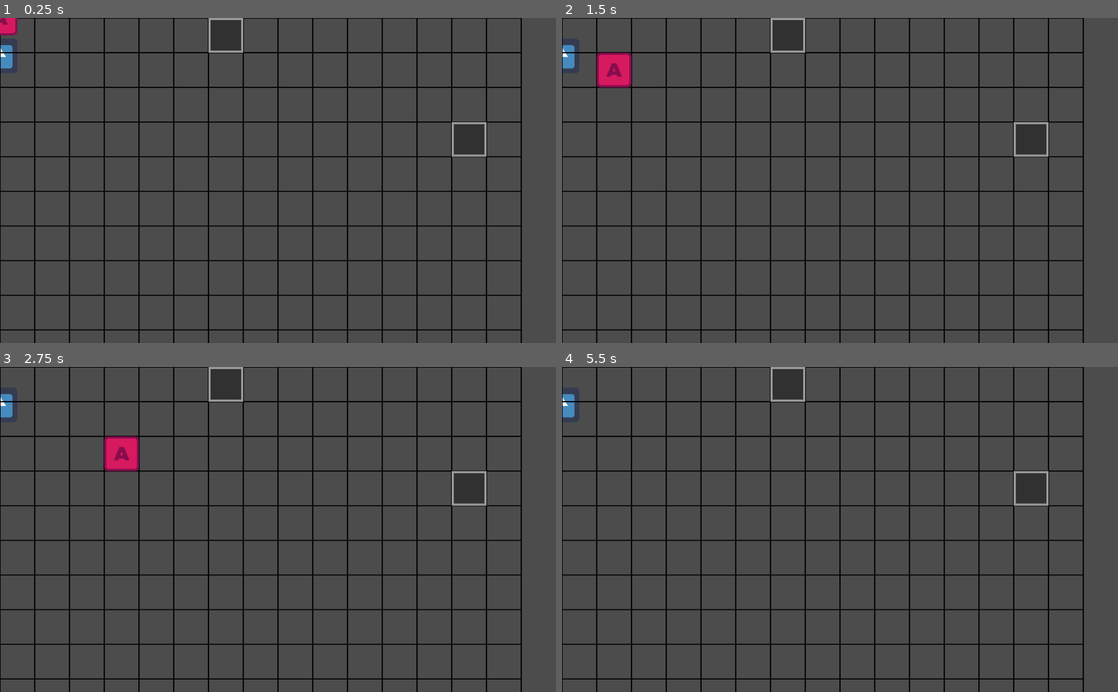
Above: before the commit, frames 1-4 (two rows, left to right).
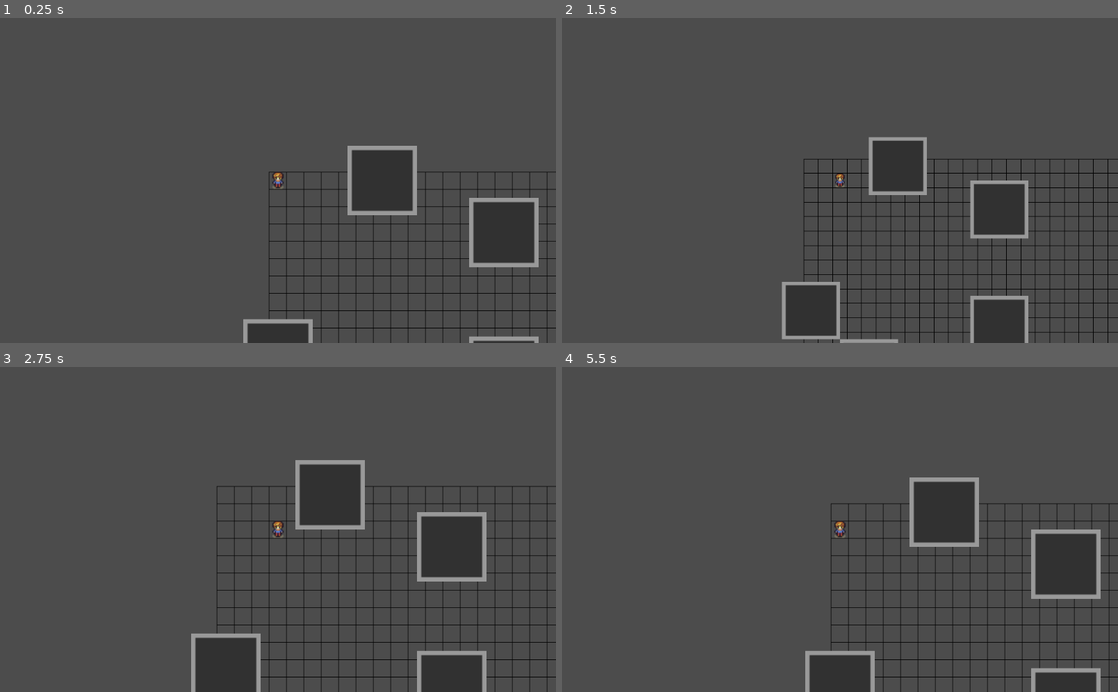
Above: after the commit, the same moments.

Repository: CalinDale/RogueGame
Game: Godot game, scene res://Scenes/game/Game.tscn
The game is run twice, just before and just after one commit, with the same random seed, the same clock (stepped at 60 frames per second) and the same inputs. The engine's default icon, where the game draws it, is replaced by a stand-in: a white triangle on a blue panel in a dark square.
Inputs (mouse positions are in pixels of both pictures, inside the frame that each line leads up to):
- Up to frame 1 (0.25 s): no input
- Up to frame 2 (1.5 s): tap Enter at 0.5 s; move the mouse to (962, 164) at 0.52 s; hold D (move_east) 0.53-1.28 s; tap Mouse wheel up (zoom_in, bound only after the commit) at 0.6 s; click (962, 164) at 0.67 s; tap Mouse wheel down (zoom_out, bound only after the commit) at 0.8, 1.35 s; tap Space at 1.25 s; move the mouse to (728, 196) at 1.27 s; hold S (move_south) from 1.28 s (still down); click (728, 196) at 1.42 s
- Up to frame 3 (2.75 s): tap Mouse wheel up (zoom_in, bound only after the commit) at 1.55, 2.1 s; move the mouse to (333, 458) at 2.02 s; release S (move_south) at 2.03 s; hold D (move_east) from 2.03 s (still down); click (333, 458) at 2.17 s; tap Mouse wheel down (zoom_out, bound only after the commit) at 2.3 s
- Up to frame 4 (5.5 s): move the mouse to (812, 594) at 2.77 s; release D (move_east) at 2.78 s; hold W (move_north) 2.78-3.53 s; tap Mouse wheel down (zoom_out, bound only after the commit) at 2.85, 3.8, 4.35, 5.3 s; click (812, 594) at 2.92 s; tap Mouse wheel up (zoom_in, bound only after the commit) at 3.05, 3.6, 4.55, 5.1 s; move the mouse to (1006, 578) at 3.52 s; hold A (move_west) 3.53-5.03 s; click (1006, 578) at 3.67 s; move the mouse to (673, 480) at 4.27 s; click (673, 480) at 4.42 s; move the mouse to (867, 529) at 5.02 s; hold S (move_south) from 5.03 s (still down); click (867, 529) at 5.17 s

The runs differ from the first frame. In frame 1, 16% of the frame differs, in the area x 0-100%, y 0-100%; in frame 2, 18%; in frame 3, 19%; in frame 4, 17%.

Commit message:
Added Camera
Added camera which follows player, and can zoom.

Diff:
--- a/Scenes/game/Game.tscn
+++ b/Scenes/game/Game.tscn
@@ -1,20 +1,18 @@
-[gd_scene load_steps=5 format=2]
+[gd_scene load_steps=4 format=2]
 
 [ext_resource path="res://Scenes/game/Grid.gd" type="Script" id=1]
-[ext_resource path="res://Scenes/item/item.tscn" type="PackedScene" id=2]
-[ext_resource path="res://Scenes/game/GridVisualizer.gd" type="Script" id=3]
-[ext_resource path="res://Scenes/player/Player.tscn" type="PackedScene" id=4]
+[ext_resource path="res://Scenes/game/GridVisualizer.gd" type="Script" id=2]
+[ext_resource path="res://Scenes/player/Player.tscn" type="PackedScene" id=3]
 
 [node name="Game" type="Node"]
 
 [node name="Grid" type="TileMap" parent="."]
+cell_size = Vector2( 16, 16 )
 format = 1
 script = ExtResource( 1 )
 
-[node name="Item" parent="Grid" instance=ExtResource( 2 )]
-position = Vector2( 0, 70.09 )
+[node name="GridVisualizer" type="Node2D" parent="Grid"]
+script = ExtResource( 2 )
 
-[node name="GridVisualizer" type="Node2D" parent="Grid"]
-script = ExtResource( 3 )
-
-[node name="Player" parent="Grid" instance=ExtResource( 4 )]
+[node name="Player" parent="Grid" instance=ExtResource( 3 )]
+position = Vector2( 8, 8 )
--- a/Scenes/game/Grid.gd
+++ b/Scenes/game/Grid.gd
@@ -12,9 +12,7 @@
 # Called when the node enters the scene tree for the first time.
 func _ready():
 	randomize()
-
 	setup_children()
-
 	setup_obstacles()
 
 func get_cell_pawn(coordinates):
--- a/Scenes/game/GridVisualizer.gd
+++ b/Scenes/game/GridVisualizer.gd
@@ -7,14 +7,14 @@
 
 func _draw():
 	var LINE_COLOR = Color(255, 255, 255)
-	var LINE_WIDTH = 2
+	var LINE_WIDTH = 1
 	var window_size = OS.get_window_size()
 
-	for x in range(15 + 1):
+	for x in range(150 + 1):
 		var col_pos = x * grid.tile_size.x
-		var limit = 15 * grid.tile_size.y
+		var limit = 150 * grid.tile_size.y
 		draw_line(Vector2(col_pos, 0), Vector2(col_pos, limit), LINE_COLOR, LINE_WIDTH)
-	for y in range(15+ 1):
+	for y in range(150+ 1):
 		var row_pos = y * grid.tile_size.y
-		var limit = 15 * grid.tile_size.x
+		var limit = 150 * grid.tile_size.x
 		draw_line(Vector2(0, row_pos), Vector2(limit, row_pos), LINE_COLOR, LINE_WIDTH)
--- a/Scenes/item/item.tscn
+++ /dev/null
@@ -1,9 +0,0 @@
-[gd_scene load_steps=3 format=2]
-
-[ext_resource path="res://Scenes/Entity/Entity.tscn" type="PackedScene" id=1]
-[ext_resource path="res://icon.png" type="Texture" id=2]
-
-[node name="Entity" instance=ExtResource( 1 )]
-
-[node name="Sprite" parent="." index="0"]
-texture = ExtResource( 2 )
--- /dev/null
+++ b/Scenes/player/Camera2D.gd
@@ -0,0 +1,38 @@
+extends Camera2D
+
+var _zoom_amount = 0.1
+var _zoom_default = 1
+
+# Called when the node enters the scene tree for the first time.
+func _ready():
+	pass # Replace with function body.
+
+func _unhandled_input(event):
+	if event is InputEventMouseButton:
+		_handle_zoom_input(event)
+
+func _handle_zoom_input(event: InputEventMouseButton):
+	if event.is_pressed():
+		if Input.is_action_just_pressed("zoom_in"):
+			_zoom_in()
+		elif Input.is_action_just_pressed("zoom_out"):
+			_zoom_out()
+		elif Input.is_action_just_pressed("zoom_in"):
+			_zoom_reset()
+
+func _zoom_in():
+	if zoom.x - _zoom_amount > 0 + _zoom_amount:
+		zoom.x -= _zoom_amount
+		zoom.y -= _zoom_amount
+
+func _zoom_out():
+	zoom.x += _zoom_amount
+	zoom.y += _zoom_amount
+
+func _zoom_reset():
+	zoom.x = _zoom_default
+	zoom.y = _zoom_default
+
+# Called every frame. 'delta' is the elapsed time since the previous frame.
+#func _process(delta):
+#	pass
--- a/Scenes/player/MovePause.gd
+++ b/Scenes/player/MovePause.gd
@@ -1,11 +1,12 @@
 extends Timer
 
-var movePauseMax = 0.5
+var movePauseMax = 0.4
 var movePauseMin = 0.05
 var movePauseSpeedup = 0.1
 
 # Called when the node enters the scene tree for the first time.
 func _ready():
+	wait_time = movePauseMax
 	pass # Replace with function body.
 
 func reset():
@@ -18,7 +19,7 @@
 
 
 func _on_MovePause_timeout():
-	if wait_time > movePauseMin:
+	if wait_time - movePauseSpeedup < movePauseMin:
+		wait_time = movePauseMin
+	else:
 		wait_time -= movePauseSpeedup
-		if wait_time < movePauseMin:
-			wait_time = movePauseMin
--- a/Scenes/player/Player.gd
+++ b/Scenes/player/Player.gd
@@ -20,7 +20,7 @@
 func _ready():
 	set_physics_process(true)
 
-func _physics_process(delta):
+func _unhandled_input(event):
 	var input_direction = get_input_direction()
 	move_in_direction(input_direction)
 
--- a/Scenes/player/Player.tscn
+++ b/Scenes/player/Player.tscn
@@ -1,16 +1,26 @@
-[gd_scene load_steps=4 format=2]
+[gd_scene load_steps=5 format=2]
 
 [ext_resource path="res://Scenes/player/Player.gd" type="Script" id=1]
-[ext_resource path="res://sprites/actor.png" type="Texture" id=2]
+[ext_resource path="res://sprites/Lanea Zimmerman Tiny16 basic/characters.png" type="Texture" id=2]
 [ext_resource path="res://Scenes/player/MovePause.gd" type="Script" id=3]
+[ext_resource path="res://Scenes/player/Camera2D.gd" type="Script" id=4]
 
 [node name="Player" type="KinematicBody2D"]
 script = ExtResource( 1 )
 
 [node name="Sprite" type="Sprite" parent="."]
 texture = ExtResource( 2 )
+region_enabled = true
+region_rect = Rect2( 64, 0, 16, 16 )
 
 [node name="MovePause" type="Timer" parent="."]
 one_shot = true
 script = ExtResource( 3 )
+
+[node name="Camera2D" type="Camera2D" parent="."]
+current = true
+zoom = Vector2( 0.5, 0.5 )
+drag_margin_h_enabled = false
+drag_margin_v_enabled = false
+script = ExtResource( 4 )
 [connection signal="timeout" from="MovePause" to="MovePause" method="_on_MovePause_timeout"]
--- a/project.godot
+++ b/project.godot
@@ -53,6 +53,21 @@
 , Object(InputEventJoypadMotion,"resource_local_to_scene":false,"resource_name":"","device":0,"axis":0,"axis_value":1.0,"script":null)
  ]
 }
+zoom_in={
+"deadzone": 0.5,
+"events": [ Object(InputEventMouseButton,"resource_local_to_scene":false,"resource_name":"","device":0,"alt":false,"shift":false,"control":false,"meta":false,"command":false,"button_mask":0,"position":Vector2( 0, 0 ),"global_position":Vector2( 0, 0 ),"factor":1.0,"button_index":4,"pressed":false,"doubleclick":false,"script":null)
+ ]
+}
+zoom_out={
+"deadzone": 0.5,
+"events": [ Object(InputEventMouseButton,"resource_local_to_scene":false,"resource_name":"","device":0,"alt":false,"shift":false,"control":false,"meta":false,"command":false,"button_mask":0,"position":Vector2( 0, 0 ),"global_position":Vector2( 0, 0 ),"factor":1.0,"button_index":5,"pressed":false,"doubleclick":false,"script":null)
+ ]
+}
+zoom_reset={
+"deadzone": 0.5,
+"events": [ Object(InputEventMouseButton,"resource_local_to_scene":false,"resource_name":"","device":0,"alt":false,"shift":false,"control":false,"meta":false,"command":false,"button_mask":0,"position":Vector2( 0, 0 ),"global_position":Vector2( 0, 0 ),"factor":1.0,"button_index":3,"pressed":false,"doubleclick":false,"script":null)
+ ]
+}
 
 [rendering]
 
